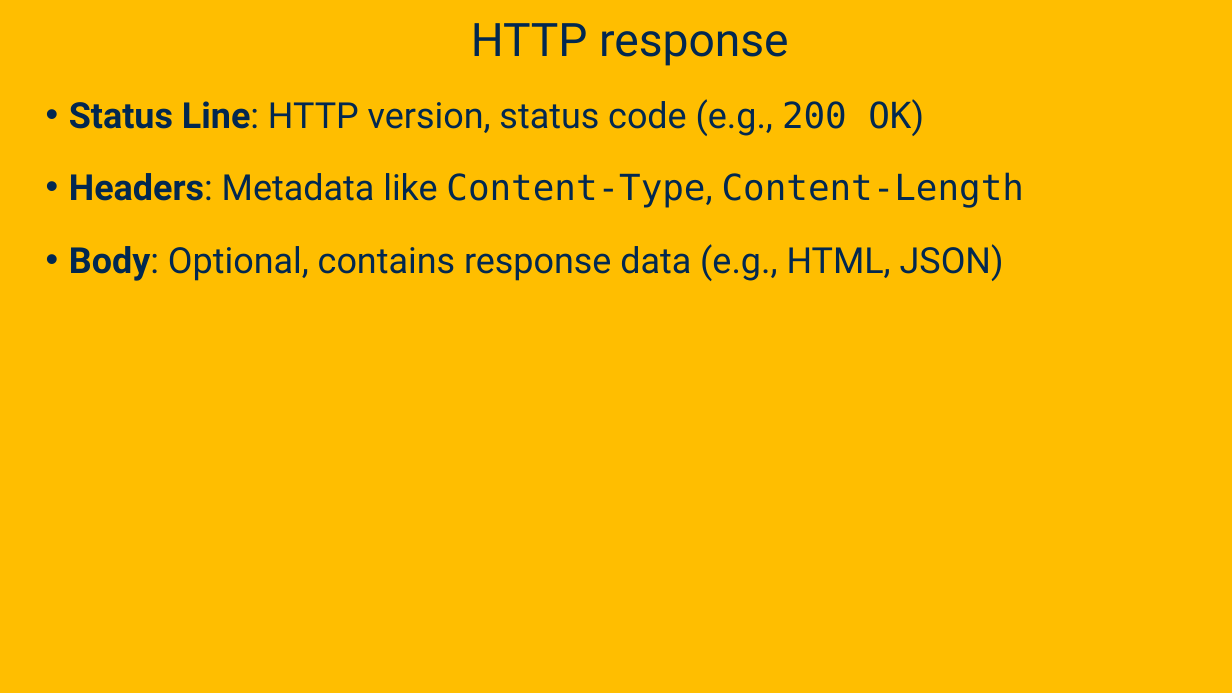
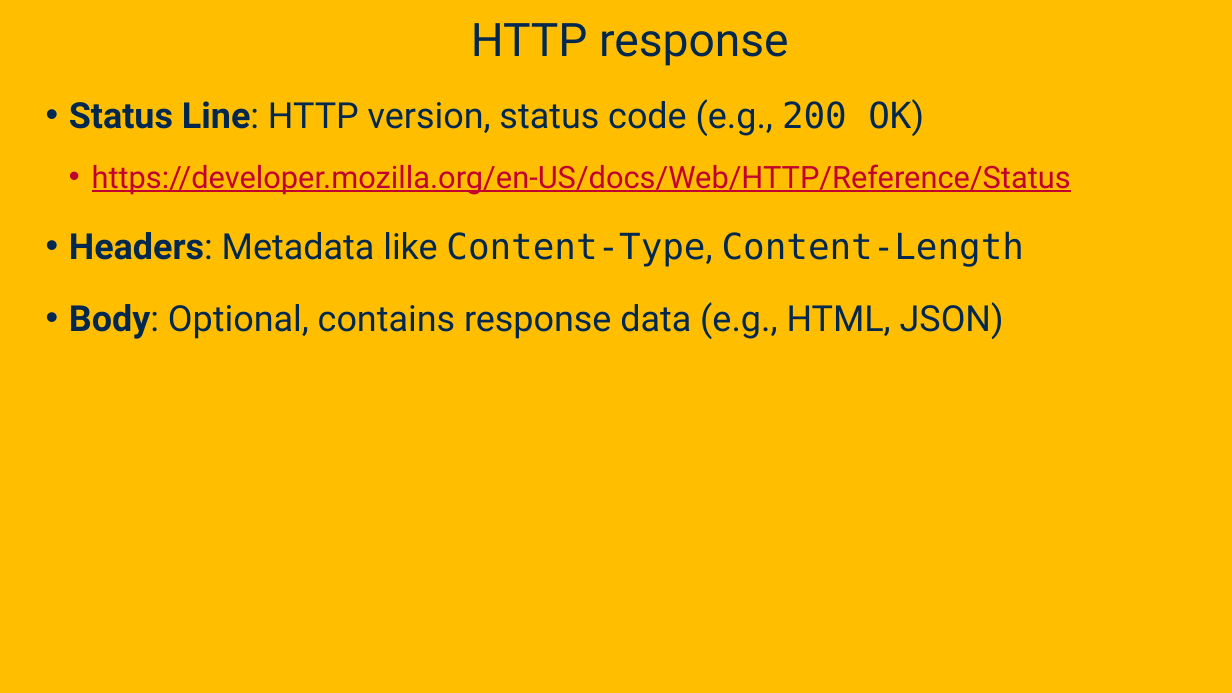
Before and after one commit to davsec-teaching/ecs160-f25, a slide deck: slide 16 of slides/3_networking_fundamentals.pptx. Drawn at 1232x693 pixels with LibreOffice and Linux fonts; fonts in the diff are those of the drawing; background and template pictures are left out. Boxes give left, top, right and bottom in pixels: in the first picture for what was removed or moved away, otherwise in the second. Text is boxed around its words. In the diff, an @@ line names an element or a change of style, - is before the commit and + after.

```diff
--- a/slides/3_networking_fundamentals.pptx
+++ b/slides/3_networking_fundamentals.pptx
@@ text at (92,164,1071,195): paragraph added @@
+  • https://developer.mozilla.org/en-US/docs/Web/HTTP/Reference/Status
```
Also in this commit, not shown: 1 other slide changed, 2 slides added, 1 other file.
